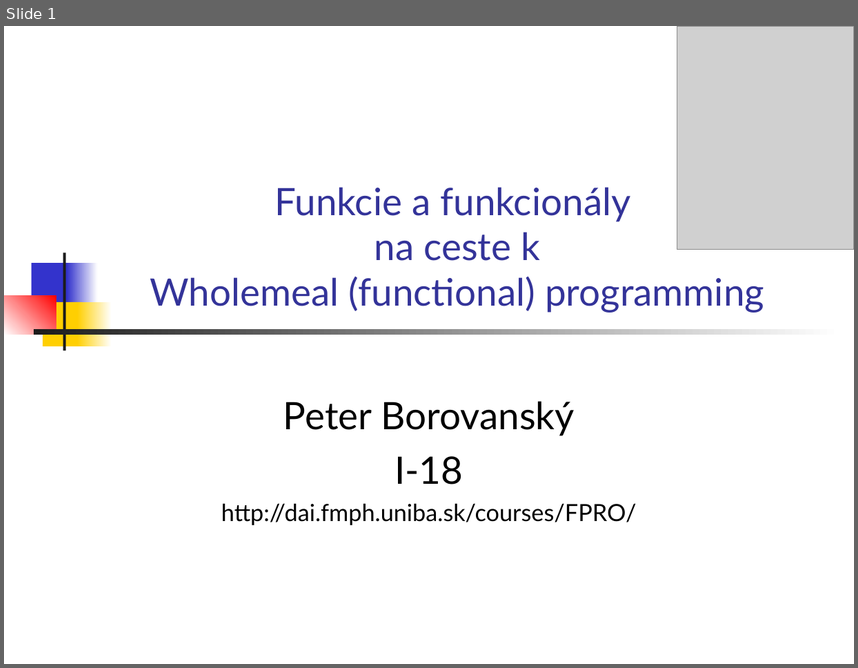
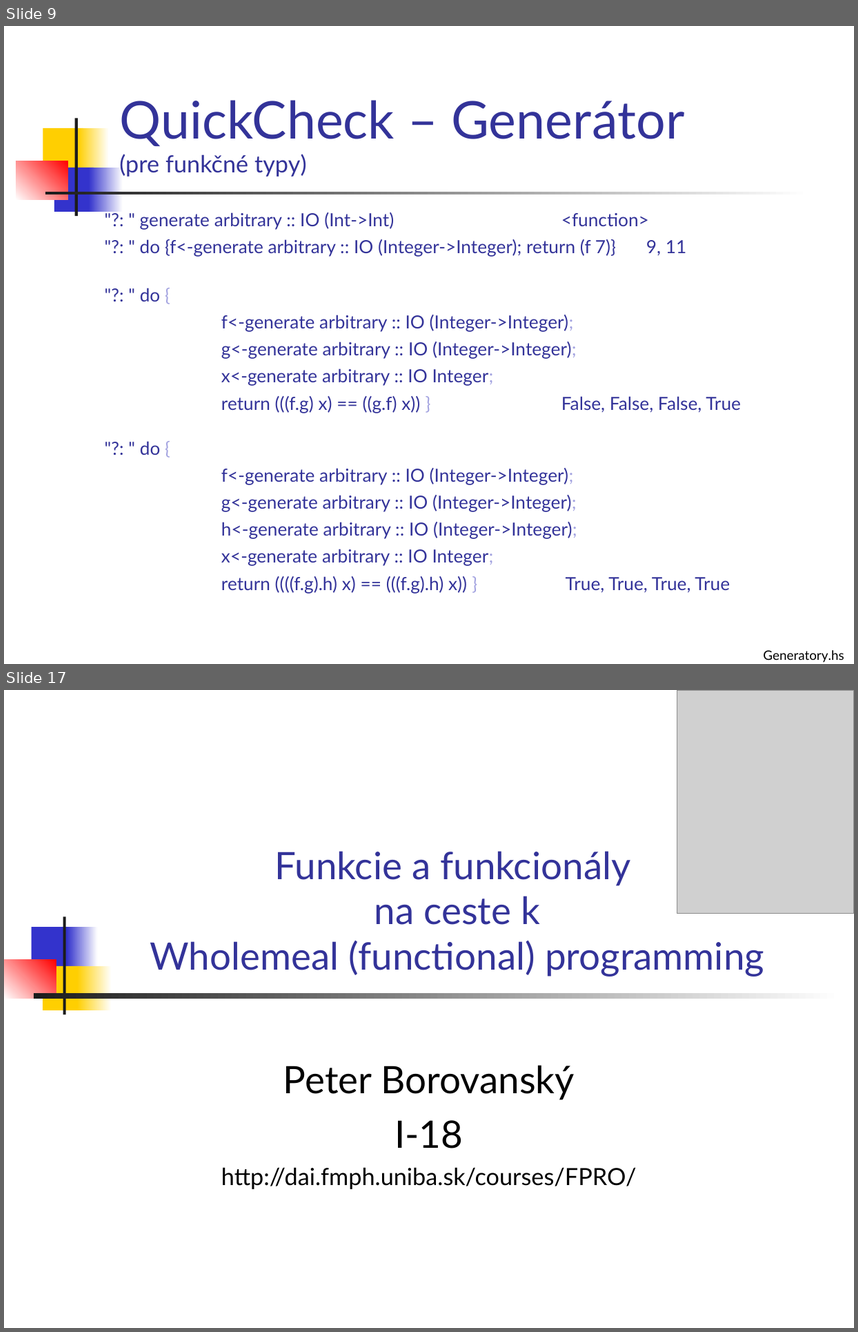
Before and after one commit to Funkcionalne/Prednasky, a slide deck: 03/03_fpro.ppt. Shown one above the other, each under a label of ours: slide 1 before the commit, slides 9 and 17 after it; the slides between them are not shown. The pictures are 858x668 and 858x1332 pixels, drawn with LibreOffice and Linux fonts; fonts in the diff are those of the drawing; grey boxes stand for pictures. Boxes give left, top, right and bottom in pixels: in the first picture for what was removed or moved away, otherwise in the second. Text is boxed around its words. In the diff, an @@ line names an element or a change of style, - is before the commit and + after.

```diff
--- a/03/03_fpro.ppt
+++ b/03/03_fpro.ppt
@@ slide 9 added at [4,26,854,664], background #FFFFFF @@
@@ title added at [119,100,684,176], 44 pt, text #333399 @@
+QuickCheck – Generátor
+(pre funkčné typy)
@@ rectangle added at [43,128,84,172], fill #FFCF01 @@
@@ rectangle added at [74,118,77,216], fill #1C1C1C @@
@@ rectangle added at [79,128,110,172], fill gradient #FFCF01 to #FFFFFF @@
@@ rectangle added at [16,161,67,199], fill gradient #FFFFFF to #FF0000 @@
@@ rectangle added at [54,167,93,212], fill #3333CC @@
@@ rectangle added at [89,167,123,212], fill gradient #3333CC to #FFFFFF @@
@@ rectangle added at [45,192,810,194], fill gradient #1C1C1C to #FFFFFF @@
@@ text added at [140,212,741,592], 15.3 pt, text #333399 @@
+"?: " generate arbitrary :: IO (Int->Int) <function>
+"?: " do {f<-generate arbitrary :: IO (Integer->Integer); return (f 7)} 9, 11
+"?: " do {
+f<-generate arbitrary :: IO (Integer->Integer);
+g<-generate arbitrary :: IO (Integer->Integer);
+x<-generate arbitrary :: IO Integer;
+return (((f.g) x) == ((g.f) x)) } False, False, False, True
+"?: " do {
+f<-generate arbitrary :: IO (Integer->Integer);
+g<-generate arbitrary :: IO (Integer->Integer);
+h<-generate arbitrary :: IO (Integer->Integer);
+x<-generate arbitrary :: IO Integer;
+return ((((f.g).h) x) == (((f.g).h) x)) } True, True, True, True
@@ text added at [763,650,844,662], 11 pt, text #000000 @@
+Generatory.hs
@@ what was slide 1 is now slide 17 @@
```
Also in this commit, not shown: 23 other slides added, 2 other files.
